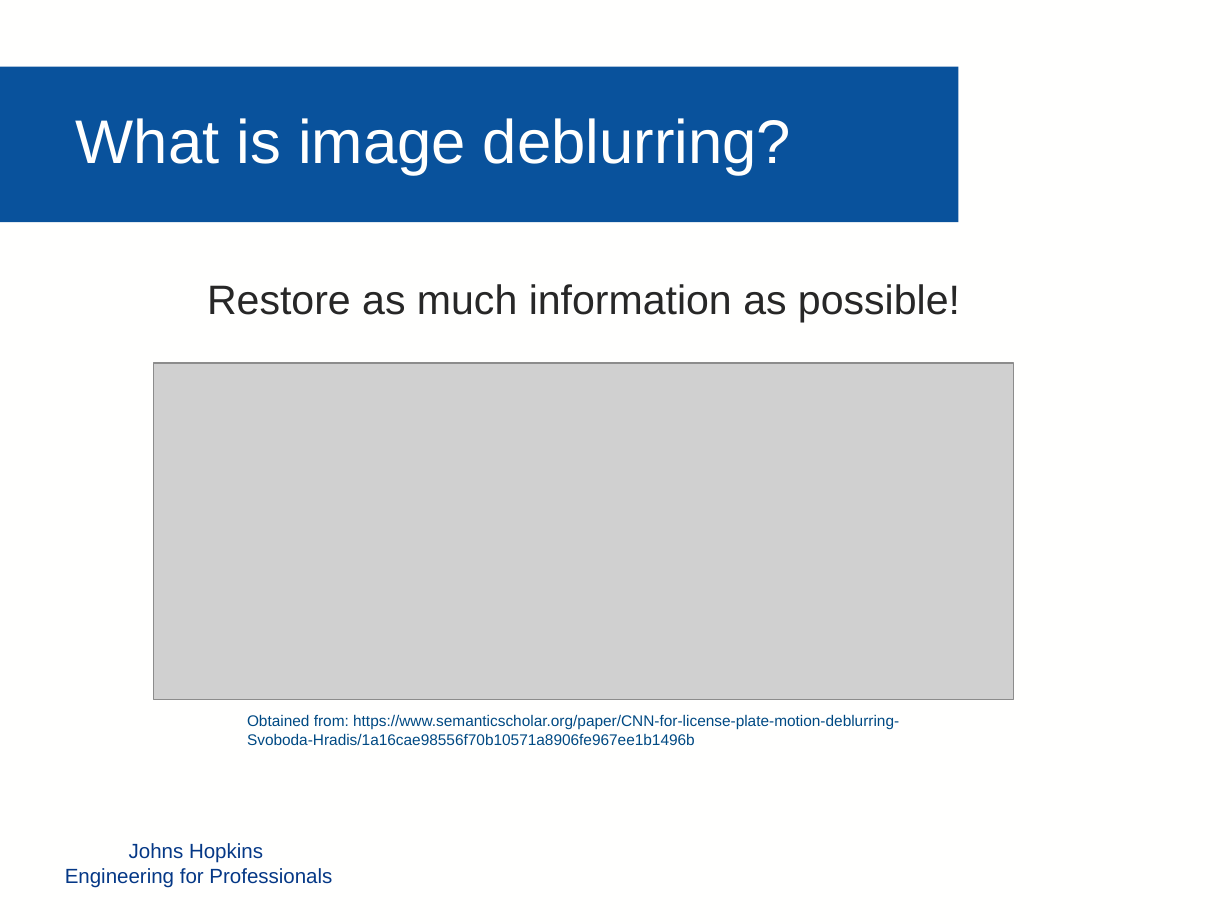
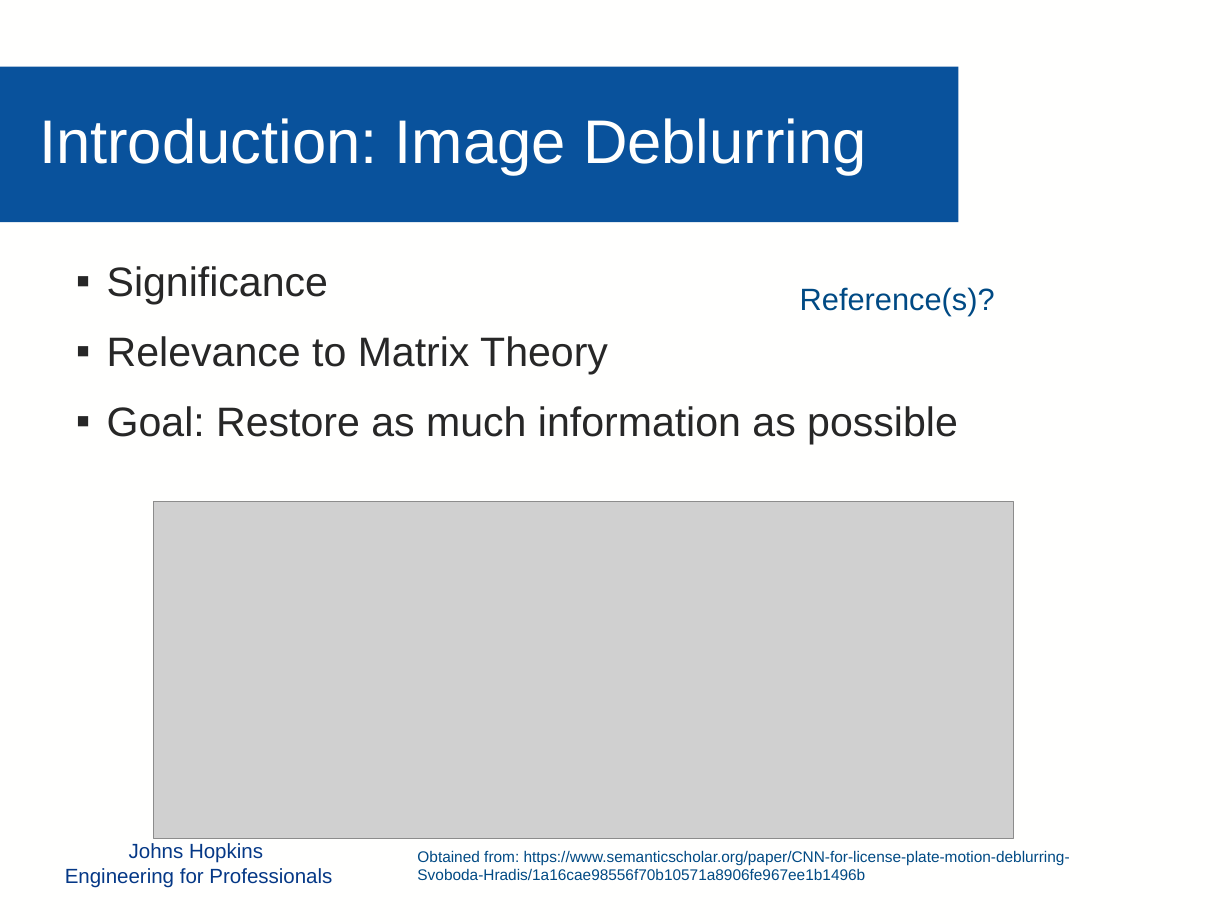
Before and after one commit to mollyn/matrixTheoryProject, a slide deck: slide 4 of Presentation/Diederich_Grassi_Nichols_PPT.pptx (slide 3 before the commit). Drawn at 1232x924 pixels with LibreOffice and Linux fonts; fonts in the diff are those of the drawing; grey boxes stand for pictures; background and template pictures are left out. Boxes give left, top, right and bottom in pixels: in the first picture for what was removed or moved away, otherwise in the second. Text is boxed around its words. In the diff, an @@ line names an element or a change of style, - is before the commit and + after.

```diff
--- a/Presentation/Diederich_Grassi_Nichols_PPT.pptx
+++ b/Presentation/Diederich_Grassi_Nichols_PPT.pptx
@@ text at (39,118,867,175): text changed @@
-What is image deblurring?
+Introduction: Image Deblurring
@@ text at (107,266,958,444): text changed @@
-Restore as much information as possible!
+▪ Significance
+▪ Relevance to Matrix Theory
+▪ Goal: Restore as much information as possible
@@ text added at (800,287,995,316), 18 pt, text #004A84 @@
+Reference(s)?
@@ picture: place and size @@
-picture at (154,363,1014,700)
+picture at (154,501,1014,838)
@@ text "Obtained from: https://www.semanticscholar.org/paper/CNN-for ...": place and size @@
-text "Obtained from: https://www.semanticscholar.org/paper/CNN-for ..." at (247,714,899,745)
+text "Obtained from: https://www.semanticscholar.org/paper/CNN-for ..." at (417,850,1070,880)
```
Also in this commit, not shown: 5 other slides changed, 5 slides added, 4 slides removed, 3 other files.
